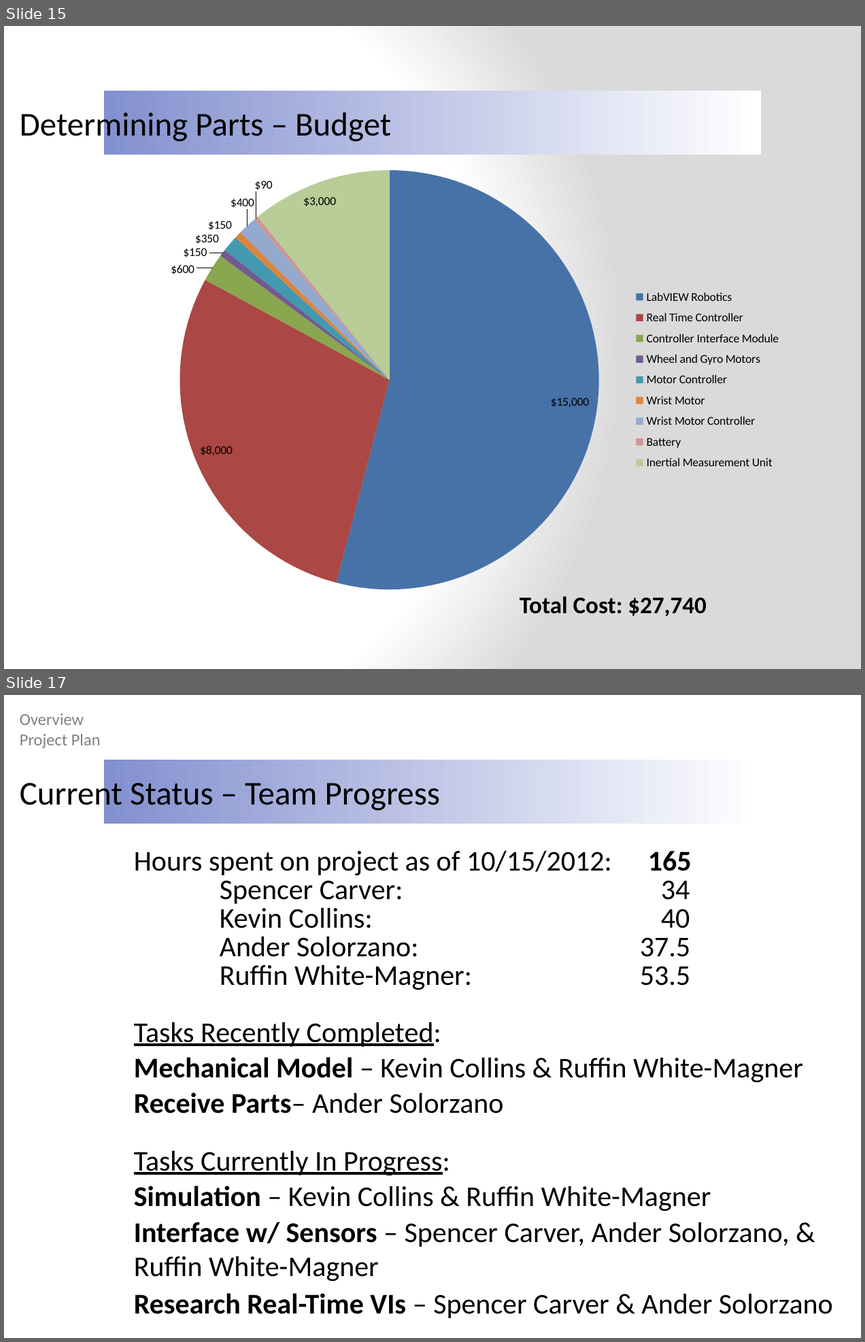
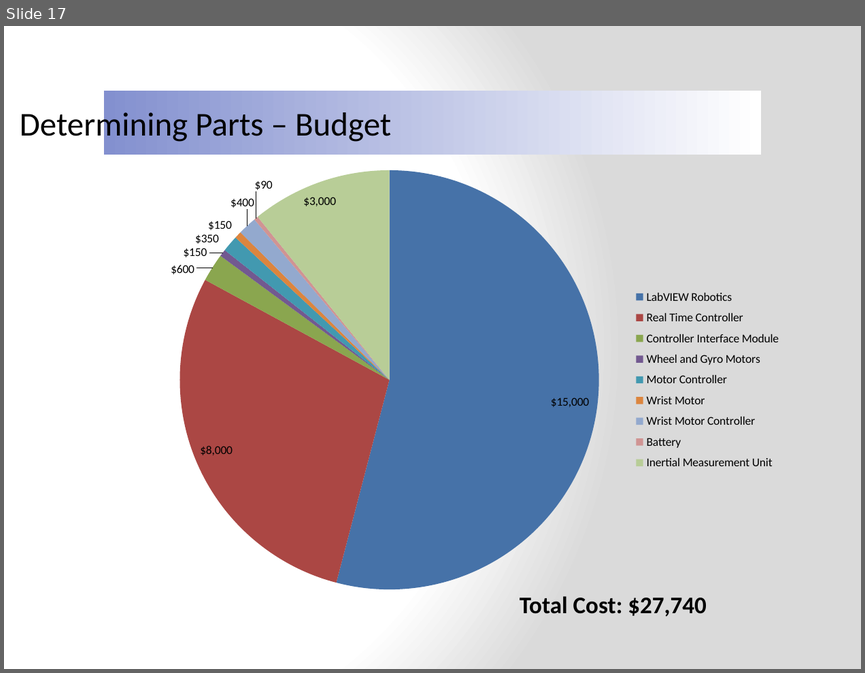
Before and after one commit to ruffsl/ROBO, a slide deck: Documentation/Design Reviews/Speech Notes/Presentations/Final Presentation.pptx. Shown one above the other, each under a label of ours: slides 15 and 17 before the commit, slide 17 after it; the slides between them are not shown. The pictures are 865x1342 and 865x673 pixels, drawn with LibreOffice and Linux fonts; fonts in the diff are those of the drawing; background and template pictures are left out. Boxes give left, top, right and bottom in pixels: in the first picture for what was removed or moved away, otherwise in the second. Text is boxed around its words. In the diff, an @@ line names an element or a change of style, - is before the commit and + after.

```diff
--- a/Documentation/Design Reviews/Speech Notes/Presentations/Final Presentation.pptx
+++ b/Documentation/Design Reviews/Speech Notes/Presentations/Final Presentation.pptx
@@ slide 17 removed at (4, 695, 861, 1338), background picture (left out) @@
@@ text removed at (20, 713, 101, 748) @@
-Overview
-Project Plan
-Parts
-Controls
-Modeling
-Conclusion
@@ rectangle removed at (104, 759, 762, 824) @@
@@ text removed at (20, 777, 440, 813) @@
-Current Status – Team Progress
@@ group removed at (134, 850, 691, 990): 5 texts @@
-Hours spent on project as of 10/15/2012: 165
-Spencer Carver: 34
-Kevin Collins: 40
-Ander Solorzano: 37.5
-Ruffin White-Magner: 53.5
@@ text removed at (134, 1021, 441, 1047) @@
-Tasks Recently Completed:
@@ text removed at (134, 1057, 803, 1083) @@
-Mechanical Model – Kevin Collins & Ruffin White-Magner
@@ text removed at (134, 1092, 504, 1113) @@
-Receive Parts– Ander Solorzano
@@ group removed at (134, 1150, 833, 1318): 4 texts @@
-Simulation – Kevin Collins & Ruffin White-Magner
-Tasks Currently In Progress:
-Research Real-Time VIs – Spencer Carver & Ander Solorzano
-Interface w/ Sensors – Spencer Carver, Ander Solorzano, & Ruffin White-Magner
@@ what was slide 15 is now slide 17 @@
```
Also in this commit, not shown: 15 slides changed, 2 slides added, 1 other slide removed.
